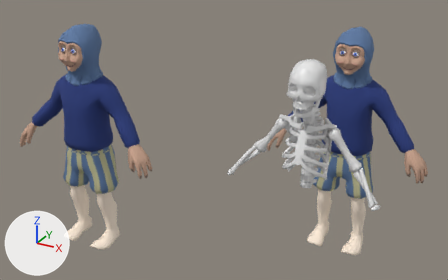
An edit to the Blender file Assets/Blends/char-skeleton.blend, drawn before and after from the same camera.
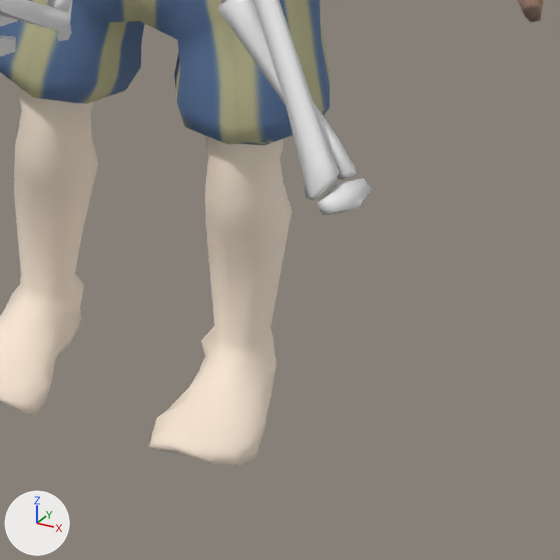
The first picture shows the older version from a 50 mm camera at (1.43, -3.8, 2.15) aimed at (-0.94, 0.51, -0.01). The close-ups show both versions on the part from 70% to 92% of the width and 62% to 97% of the height of that picture; other places that the commit changed are outside them. Lighting does not change. The marker at lower left points along +X, +Y and +Z.

In view in the first close-up: 'char-inn-keeper', 'char-skeleton'.
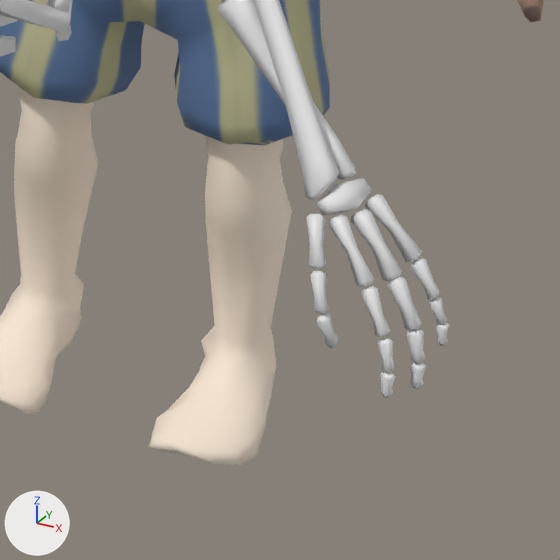
Where the change shows, as pixel boxes (x1, y1, x2, y2) in the close-ups (560 x 560 px):
'char-skeleton', reshaped
    before: (0, 0, 372, 215)
    after: (0, 0, 450, 398)
part 1 of me_char_skeleton, added
    after: (307, 194, 450, 398)

Diff of the bpy script that builds the scene:
```diff
--- a/Assets/Blends/char-skeleton.blend.py
+++ b/Assets/Blends/char-skeleton.blend.py
@@ me_char_skeleton @@
 # used by ob_char_skeleton; location = (0.0, 0.0, 0.0); rotation_euler = (1.571, 0.0, 0.0), in degrees (90, 0, 0); scale = (1.9, 1.9, 1.9)
-me_char_skeleton.from_pydata(...)  # 1203 vertices, 1073 faces; spans x 0.0..0.308, y -0.005..0.51, z -0.088..0.097
+me_char_skeleton.from_pydata(...)  # 1503 vertices, 1343 faces; spans x 0.0..0.367, y -0.092..0.51, z -0.088..0.097
+# me_char_skeleton part 1: 300 vertices added at x 0.278..0.367, y -0.092..0.02, z 0.031..0.095
 me_char_skeleton.materials.append(mat_material)
```
